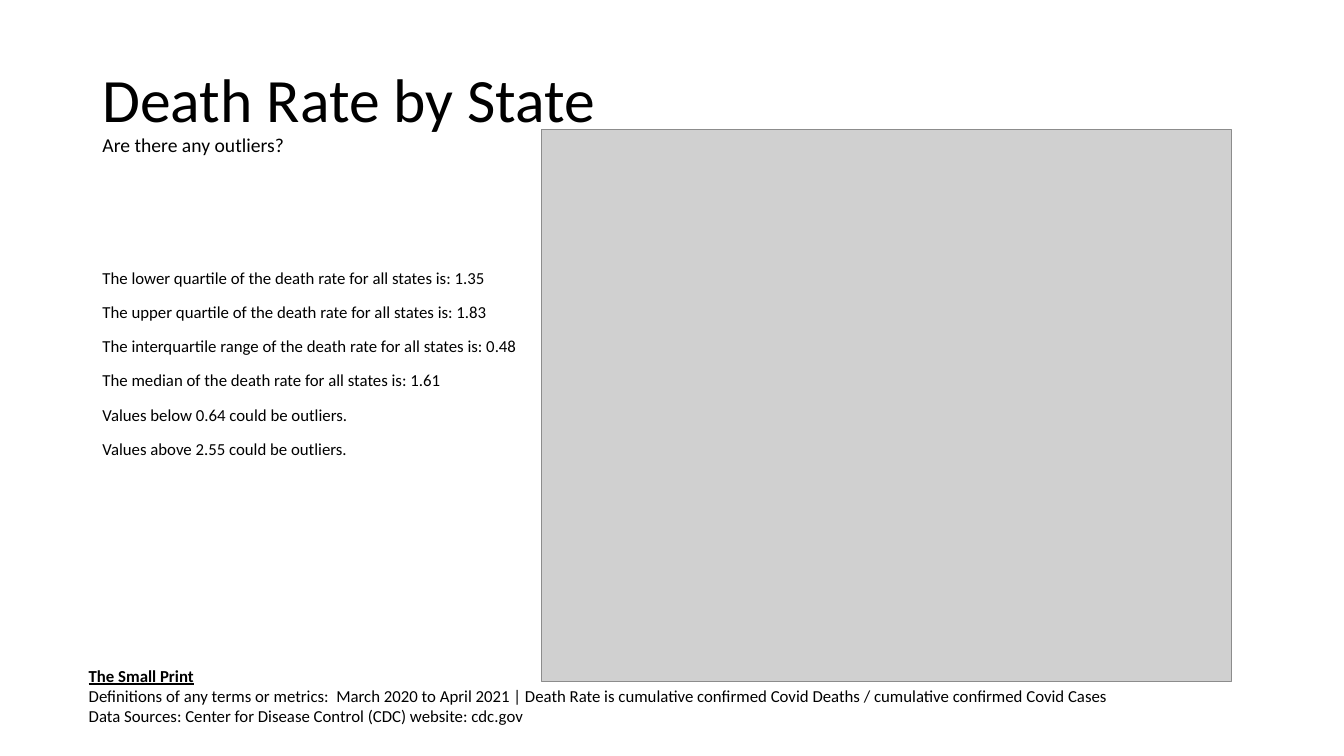
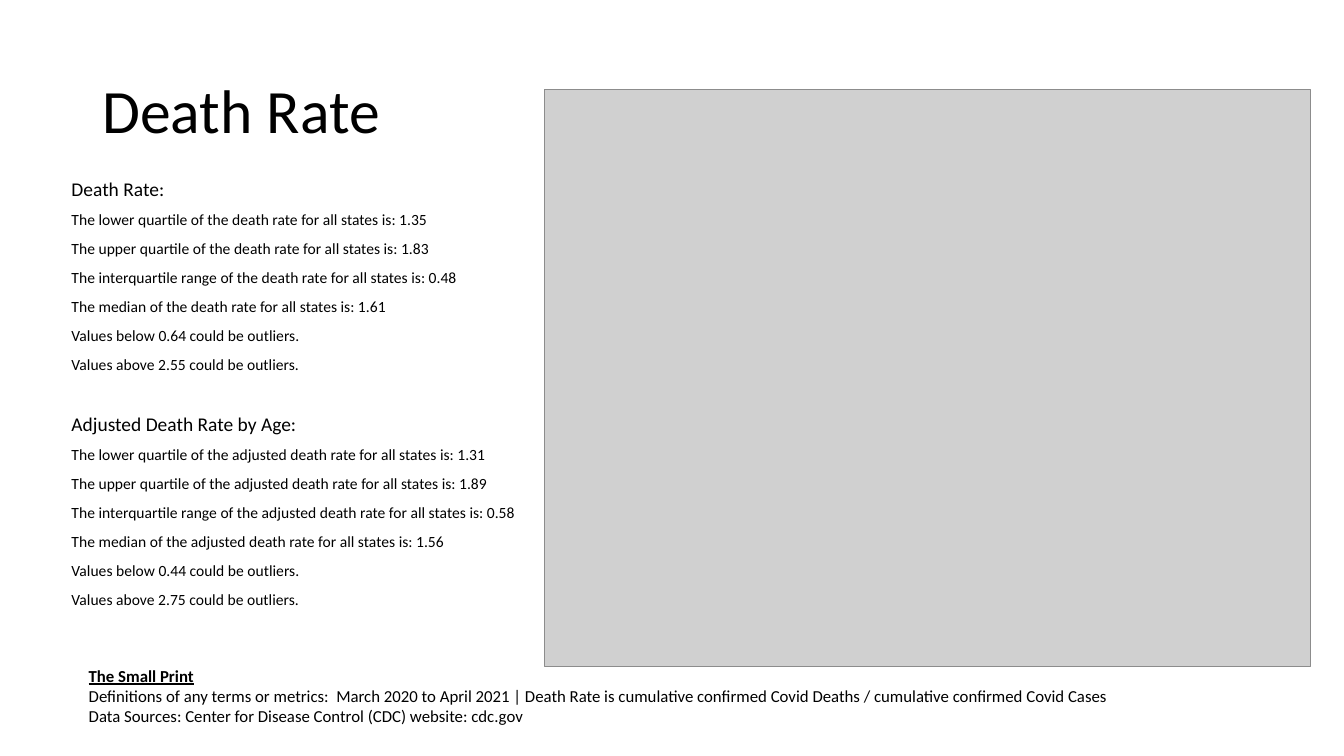
Before and after one commit to jenniecinelli/project_one, a slide deck: slide 6 of Folder0/Presentation.pptx (slide 4 before the commit). Drawn at 1344x756 pixels with LibreOffice and Linux fonts; fonts in the diff are those of the drawing; grey boxes stand for pictures. Boxes give left, top, right and bottom in pixels: in the first picture for what was removed or moved away, otherwise in the second. Text is boxed around its words. In the diff, an @@ line names an element or a change of style, - is before the commit and + after.

```diff
--- a/Folder0/Presentation.pptx
+++ b/Folder0/Presentation.pptx
@@ title at [102, 90, 380, 134]: text changed; size 14 to 44 pt @@
-Death Rate by State
-Are there any outliers?
+Death Rate
@@ picture: place and size @@
-picture at [541, 129, 1232, 682]
+picture at [544, 90, 1311, 666]
@@ text "Death Rate:": place and size @@
-text "Death Rate:" at [102, 272, 516, 455]
+text "Death Rate:" at [71, 182, 515, 605]
@@ text at [71, 182, 164, 196]: paragraph added @@
+Death Rate:
@@ text at [71, 214, 457, 370]: size 12 to 11.1 pt in "The lower quartile of the death rate ...", "The upper quartile of the death rate ...", "The interquartile range of the death rate ...", "The median of the death rate for ..." and 2 more places; line spacing 1 to 0.8 @@
@@ text at [71, 417, 515, 605]: paragraphs added @@
+Adjusted Death Rate by Age:
+The lower quartile of the adjusted death rate for all states is: 1.31
+The upper quartile of the adjusted death rate for all states is: 1.89
+The interquartile range of the adjusted death rate for all states is: 0.58
+The median of the adjusted death rate for all states is: 1.56
+Values below 0.44 could be outliers.
+Values above 2.75 could be outliers.
```
Also in this commit, not shown: 3 other slides changed, 3 other files.
